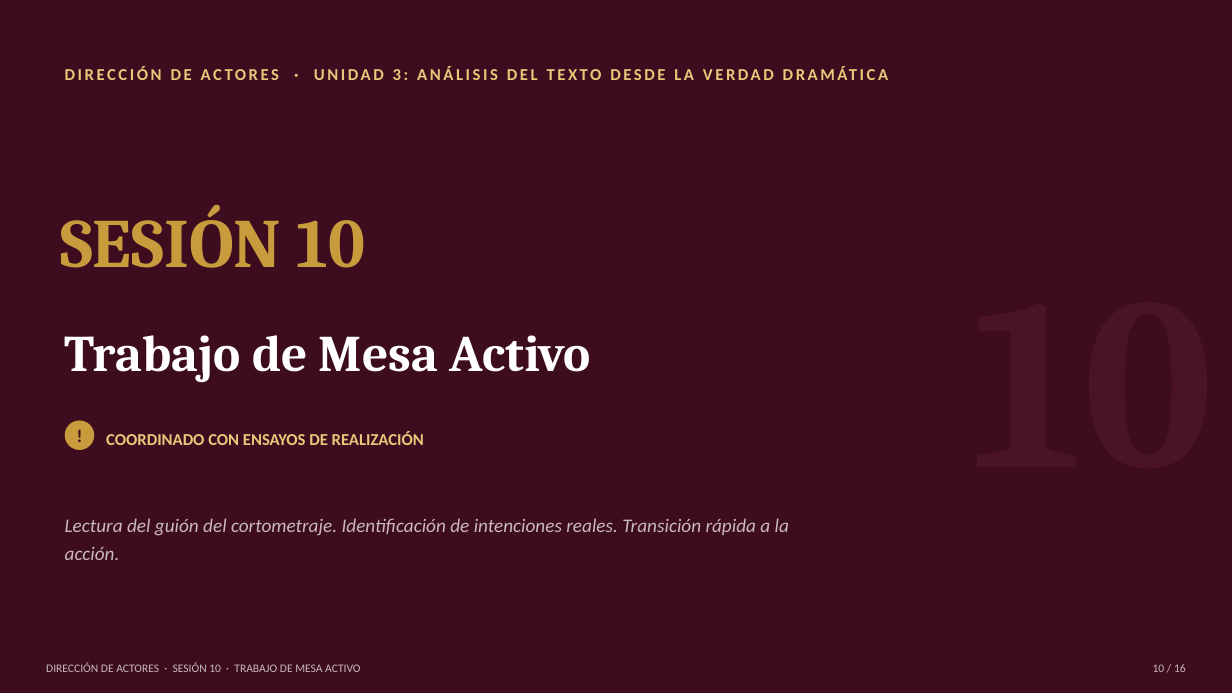
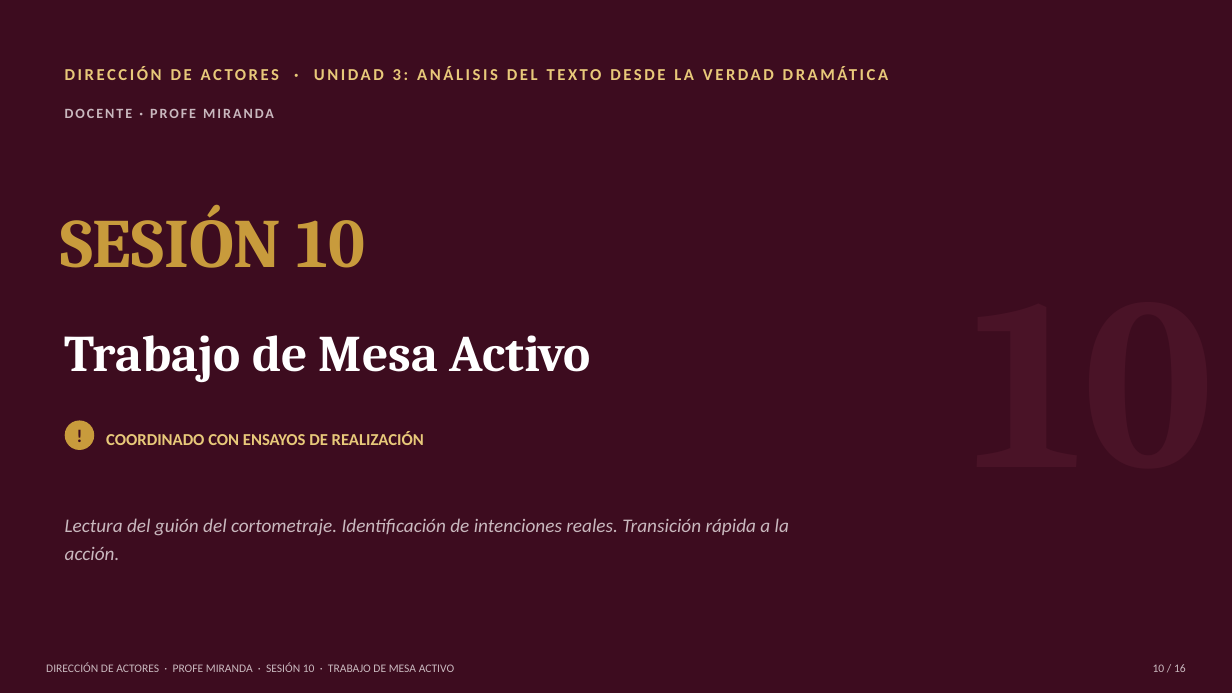
Before and after one commit to mirandajaco-design/profe-miranda, a slide deck: slide 1 of pptx/direccion-actores/Sesion_10_Trabajo_de_Mesa_Activo.pptx. Drawn at 1232x693 pixels with LibreOffice and Linux fonts; fonts in the diff are those of the drawing. Boxes give left, top, right and bottom in pixels: in the first picture for what was removed or moved away, otherwise in the second. Text is boxed around its words. In the diff, an @@ line names an element or a change of style, - is before the commit and + after.

Commit message:
Añadir crédito del docente y pestaña de Recursos
Todas las diapositivas de título y el pie de página ahora indican
"Profe Miranda" como docente. El visor web suma una pestaña Recursos
con enlace al repositorio y descarga directa de los 32 .pptx.

```diff
--- a/pptx/direccion-actores/Sesion_10_Trabajo_de_Mesa_Activo.pptx
+++ b/pptx/direccion-actores/Sesion_10_Trabajo_de_Mesa_Activo.pptx
@@ text added at <box>65,109,274,118</box>, 11 pt, text #C9B8BE, bold @@
+DOCENTE · PROFE MIRANDA
@@ text at <box>46,663,454,672</box>: text changed @@
-DIRECCIÓN DE ACTORES · SESIÓN 10 · TRABAJO DE MESA ACTIVO
+DIRECCIÓN DE ACTORES · PROFE MIRANDA · SESIÓN 10 · TRABAJO DE MESA ACTIVO
```
Also in this commit, not shown: 12 other slides changed, 32 other files.
